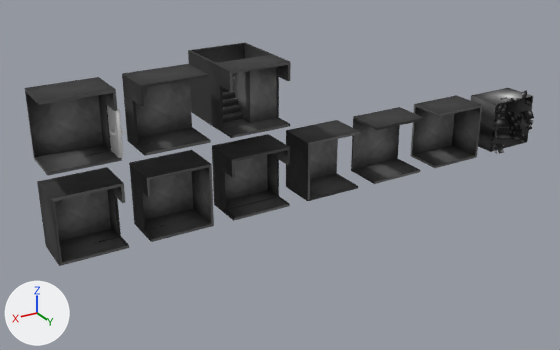
The FBX model Assets/Meshes/Rooms.fbx: old version first, new version second.
Before and after are seen from a 50 mm lens placed at (16.0, 29.3, 19.9), pointed at (-2.0, -0.7, 4.9). Lighting does not change. The marker at lower left points along +X, +Y and +Z. Where no turn or scale is listed for an object, it has been applied to the vertices.

In view in the first picture: 'CenterRoom', 'CornerDoorRoomLeft', 'CornerDoorRoomRight', 'CornerRoomLeft', 'CornerRoomRight', 'Cube', 'DoorRoomBoth', 'DoorRoomLeft', 'DoorRoomRight', 'FlamePlane', 'FlamesBase', 'StairsRoomBottom'.
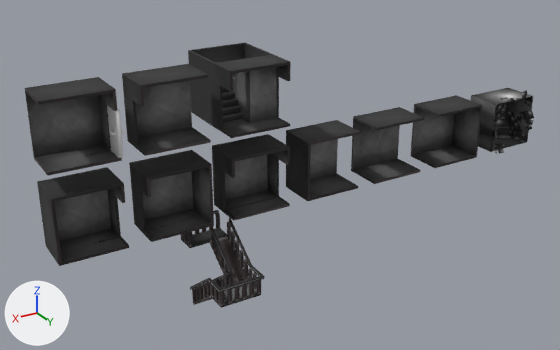
What differs and where, as boxes (x1, y1, x2, y2) in the pictures (560 x 350 px):
'FireEscapeStairs', added (black): after (181, 210, 264, 308)

What the commit changed:
Mesh me_fireescapestairs_001 is new.
It has 372 vertices, 311 faces and spans x -1.1..1.1, y -0.6..3.6, z -0.08..3.9.
It uses material mat_bakemat (picture img_roomao_png).
Object 'FireEscapeStairs' (ob_fireescapestairs) is new; it shows me_fireescapestairs_001.
Its location is (2.5, 0.0, 0.0).
